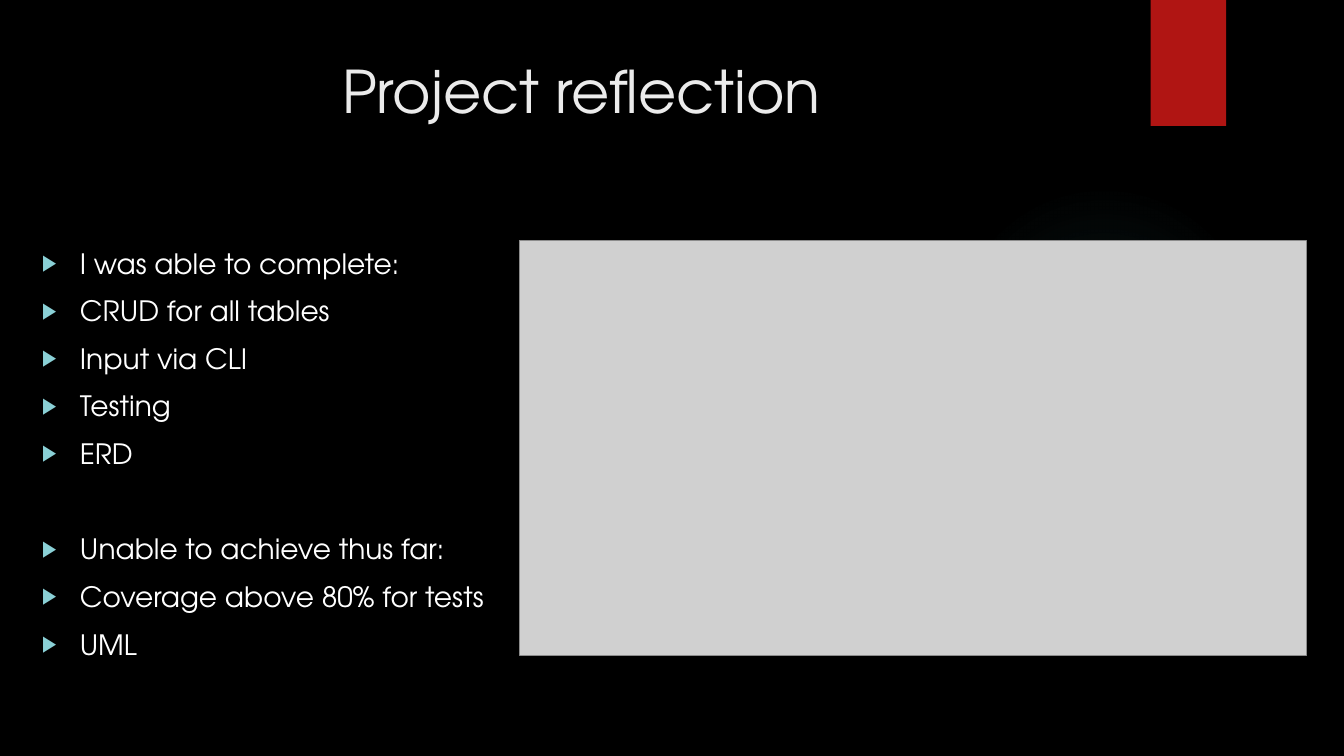
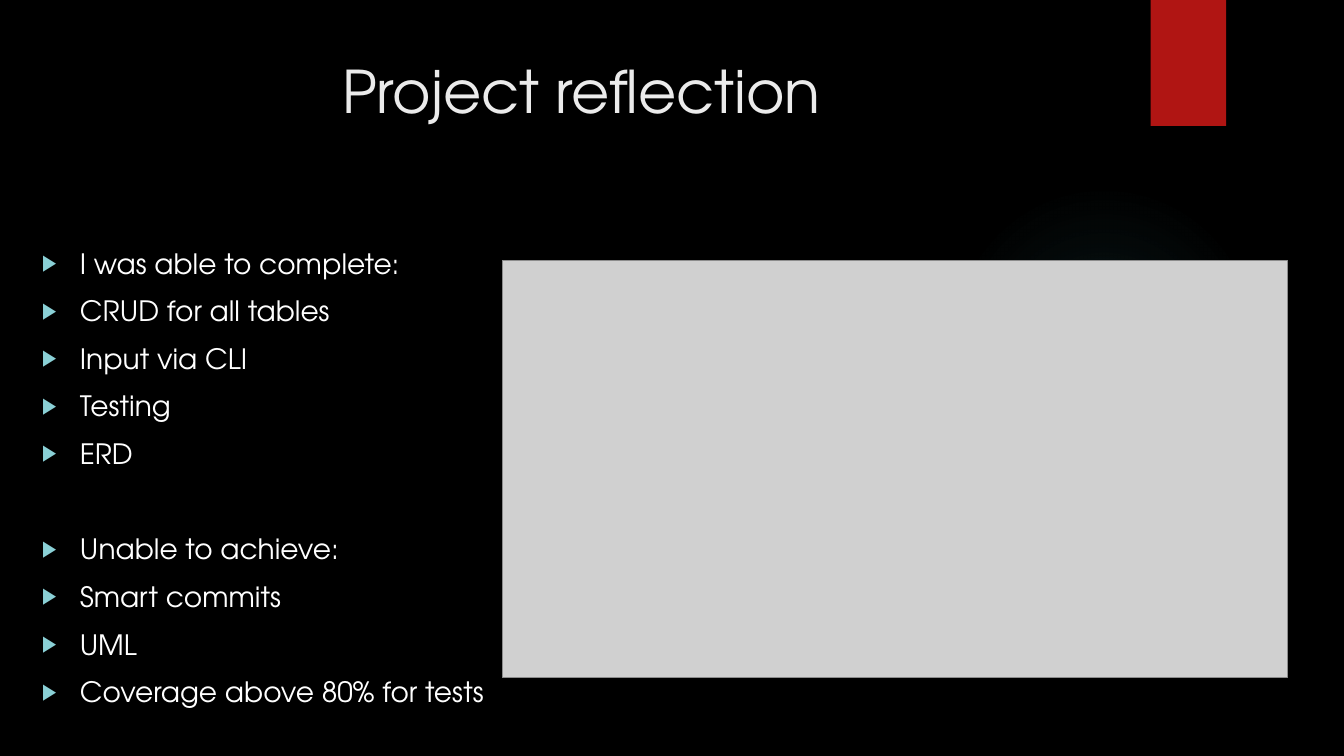
Before and after one commit to Toseef-Github/IMS-22EnableMay2, a slide deck: slide 11 of IMS Presentation.pptx. Drawn at 1344x756 pixels with LibreOffice and Linux fonts; fonts in the diff are those of the drawing; grey boxes stand for pictures; background and template pictures are left out. Boxes give left, top, right and bottom in pixels: in the first picture for what was removed or moved away, otherwise in the second. Text is boxed around its words. In the diff, an @@ line names an element or a change of style, - is before the commit and + after.

```diff
--- a/IMS Presentation.pptx
+++ b/IMS Presentation.pptx
@@ picture: place and size @@
-picture at [520,241,1307,655]
+picture at [502,260,1288,678]
@@ text at [80,538,338,656]: text changed @@
-▶ Unable to achieve thus far:
+▶ Unable to achieve:
+▶ Smart commits
+▶ UML
```
Also in this commit, not shown: 5 other slides changed.
